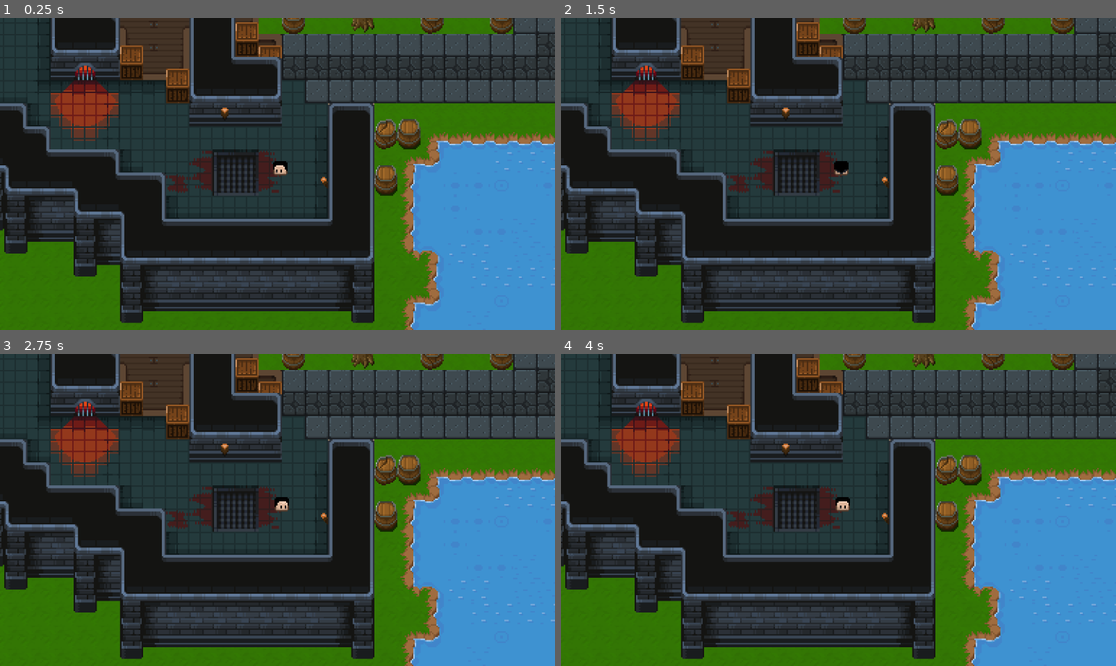
Above: before the commit, frames 1-4 (two rows, left to right).
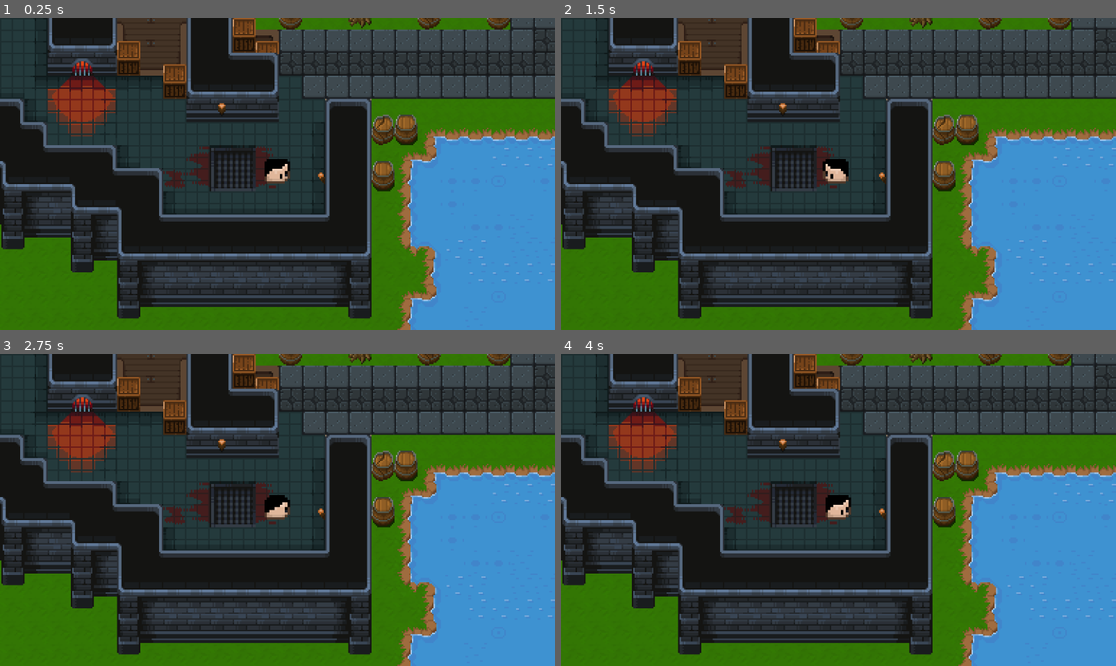
Above: after the commit, the same moments.

Repository: FredericBicandi/FT_Transcendence
Game: Godot game, scene res://src/View/Game.tscn
The game is run twice, just before and just after one commit, with the same random seed, the same clock (stepped at 60 frames per second) and the same inputs.
Inputs (mouse positions are in pixels of both pictures, inside the frame that each line leads up to):
- Up to frame 1 (0.25 s): no input
- Up to frame 2 (1.5 s): tap Enter at 0.5 s; move the mouse to (960, 158) at 0.52 s; tap Space at 1.25 s; move the mouse to (727, 189) at 1.27 s
- Up to frame 3 (2.75 s): tap Enter at 2 s; move the mouse to (333, 441) at 2.02 s
- Up to frame 4 (4 s): tap Space at 2.75 s; move the mouse to (810, 572) at 2.77 s; tap Enter at 3.5 s; move the mouse to (1005, 556) at 3.52 s

The runs differ from the first frame. In frame 1, 26% of the frame differs, in the area x 0-100%, y 0-100%; in frame 2, 26%; in frame 3, 26%; in frame 4, 26%.

Commit message:
fixed head rotation and exported first attempt -danny

Diff:
--- a/project.godot
+++ b/project.godot
@@ -54,3 +54,5 @@
 
 textures/canvas_textures/default_texture_filter=0
 rendering_device/driver.windows="d3d12"
+renderer/rendering_method="gl_compatibility"
+renderer/rendering_method.mobile="gl_compatibility"
--- a/src/View/Game.tscn
+++ b/src/View/Game.tscn
@@ -1,7 +1,7 @@
 [gd_scene format=3 uid="uid://torw2ug24653"]
 
-[ext_resource type="PackedScene" uid="uid://qgwp8rd0gw8f" path="res://src/View/objects/map.tscn" id="1_24ihw"]
-[ext_resource type="PackedScene" uid="uid://byeoim577yy55" path="res://src/View/objects/Player.tscn" id="2_k8q58"]
+[ext_resource type="PackedScene" uid="uid://qgwp8rd0gw8f" path="res://src/view/objects/map.tscn" id="1_24ihw"]
+[ext_resource type="PackedScene" uid="uid://byeoim577yy55" path="res://src/view/objects/Player.tscn" id="2_k8q58"]
 
 [node name="Node2D" type="Node2D" unique_id=1266203192]
 
@@ -9,4 +9,4 @@
 
 [node name="Player" parent="." unique_id=284655760 instance=ExtResource("2_k8q58")]
 y_sort_enabled = true
-position = Vector2(-21, -63)
+position = Vector2(-19, -60)
--- a/src/View/objects/Player.tscn
+++ b/src/View/objects/Player.tscn
@@ -57,89 +57,47 @@
 		animated_sprite.frame = 7 # up-right
 "
 
+[sub_resource type="AtlasTexture" id="AtlasTexture_ggyxi"]
+atlas = ExtResource("2_fhpty")
+region = Rect2(192, 0, 32, 32)
+
+[sub_resource type="AtlasTexture" id="AtlasTexture_htgn2"]
+atlas = ExtResource("2_fhpty")
+region = Rect2(224, 0, 32, 32)
+
 [sub_resource type="AtlasTexture" id="AtlasTexture_fhpty"]
-atlas = ExtResource("1_t1rct")
+atlas = ExtResource("2_fhpty")
 region = Rect2(0, 0, 32, 32)
 
 [sub_resource type="AtlasTexture" id="AtlasTexture_gl4sb"]
-atlas = ExtResource("1_t1rct")
+atlas = ExtResource("2_fhpty")
 region = Rect2(32, 0, 32, 32)
 
 [sub_resource type="AtlasTexture" id="AtlasTexture_uword"]
-atlas = ExtResource("1_t1rct")
+atlas = ExtResource("2_fhpty")
 region = Rect2(64, 0, 32, 32)
 
 [sub_resource type="AtlasTexture" id="AtlasTexture_o16ji"]
-atlas = ExtResource("1_t1rct")
+atlas = ExtResource("2_fhpty")
 region = Rect2(96, 0, 32, 32)
 
 [sub_resource type="AtlasTexture" id="AtlasTexture_nl0gj"]
-atlas = ExtResource("1_t1rct")
+atlas = ExtResource("2_fhpty")
 region = Rect2(128, 0, 32, 32)
 
 [sub_resource type="AtlasTexture" id="AtlasTexture_acq3b"]
-atlas = ExtResource("1_t1rct")
+atlas = ExtResource("2_fhpty")
 region = Rect2(160, 0, 32, 32)
-
-[sub_resource type="AtlasTexture" id="AtlasTexture_ggyxi"]
-atlas = ExtResource("1_t1rct")
-region = Rect2(192, 0, 32, 32)
-
-[sub_resource type="AtlasTexture" id="AtlasTexture_htgn2"]
-atlas = ExtResource("1_t1rct")
-region = Rect2(224, 0, 32, 32)
-
-[sub_resource type="AtlasTexture" id="AtlasTexture_1b5tg"]
-atlas = ExtResource("1_t1rct")
-region = Rect2(256, 0, 32, 32)
-
-[sub_resource type="AtlasTexture" id="AtlasTexture_7qnnq"]
-atlas = ExtResource("1_t1rct")
-region = Rect2(288, 0, 32, 32)
-
-[sub_resource type="AtlasTexture" id="AtlasTexture_sxmrj"]
-atlas = ExtResource("1_t1rct")
-region = Rect2(320, 0, 32, 32)
-
-[sub_resource type="AtlasTexture" id="AtlasTexture_c8w2g"]
-atlas = ExtResource("1_t1rct")
-region = Rect2(352, 0, 32, 32)
-
-[sub_resource type="AtlasTexture" id="AtlasTexture_kah2g"]
-atlas = ExtResource("1_t1rct")
-region = Rect2(384, 0, 32, 32)
-
-[sub_resource type="AtlasTexture" id="AtlasTexture_re24c"]
-atlas = ExtResource("1_t1rct")
-region = Rect2(416, 0, 32, 32)
-
-[sub_resource type="AtlasTexture" id="AtlasTexture_qvjrp"]
-atlas = ExtResource("1_t1rct")
-region = Rect2(448, 0, 32, 32)
-
-[sub_resource type="AtlasTexture" id="AtlasTexture_04fcp"]
-atlas = ExtResource("1_t1rct")
-region = Rect2(480, 0, 32, 32)
-
-[sub_resource type="AtlasTexture" id="AtlasTexture_gh0nf"]
-atlas = ExtResource("1_t1rct")
-region = Rect2(512, 0, 32, 32)
-
-[sub_resource type="AtlasTexture" id="AtlasTexture_2kudk"]
-atlas = ExtResource("1_t1rct")
-region = Rect2(544, 0, 32, 32)
-
-[sub_resource type="AtlasTexture" id="AtlasTexture_gbomu"]
-atlas = ExtResource("1_t1rct")
-region = Rect2(576, 0, 32, 32)
-
-[sub_resource type="AtlasTexture" id="AtlasTexture_e2kj7"]
-atlas = ExtResource("1_t1rct")
-region = Rect2(608, 0, 32, 32)
 
 [sub_resource type="SpriteFrames" id="SpriteFrames_tdg3f"]
 animations = [{
 "frames": [{
+"duration": 1.0,
+"texture": SubResource("AtlasTexture_ggyxi")
+}, {
+"duration": 1.0,
+"texture": SubResource("AtlasTexture_htgn2")
+}, {
 "duration": 1.0,
 "texture": SubResource("AtlasTexture_fhpty")
 }, {
@@ -157,53 +115,15 @@
 }, {
 "duration": 1.0,
 "texture": SubResource("AtlasTexture_acq3b")
-}, {
-"duration": 1.0,
-"texture": SubResource("AtlasTexture_ggyxi")
-}, {
-"duration": 1.0,
-"texture": SubResource("AtlasTexture_htgn2")
-}, {
-"duration": 1.0,
-"texture": SubResource("AtlasTexture_1b5tg")
-}, {
-"duration": 1.0,
-"texture": SubResource("AtlasTexture_7qnnq")
-}, {
-"duration": 1.0,
-"texture": SubResource("AtlasTexture_sxmrj")
-}, {
-"duration": 1.0,
-"texture": SubResource("AtlasTexture_c8w2g")
-}, {
-"duration": 1.0,
-"texture": SubResource("AtlasTexture_kah2g")
-}, {
-"duration": 1.0,
-"texture": SubResource("AtlasTexture_re24c")
-}, {
-"duration": 1.0,
-"texture": SubResource("AtlasTexture_qvjrp")
-}, {
-"duration": 1.0,
-"texture": SubResource("AtlasTexture_04fcp")
-}, {
-"duration": 1.0,
-"texture": SubResource("AtlasTexture_gh0nf")
-}, {
-"duration": 1.0,
-"texture": SubResource("AtlasTexture_2kudk")
-}, {
-"duration": 1.0,
-"texture": SubResource("AtlasTexture_gbomu")
-}, {
-"duration": 1.0,
-"texture": SubResource("AtlasTexture_e2kj7")
 }],
 "loop": true,
 "name": &"Idle",
 "speed": 5.0
 }]
+
+[sub_resource type="CapsuleShape2D" id="CapsuleShape2D_t1rct"]
+radius = 7.0
+height = 24.0
 
 [node name="player" type="Node2D" unique_id=284655760]
 
@@ -212,7 +132,8 @@
 script = SubResource("GDScript_t1rct")
 
 [node name="AnimatedSprite2D" type="AnimatedSprite2D" parent="CharacterBody2D" unique_id=644976605]
-position = Vector2(2, 0)
+position = Vector2(-2, 5.0000005)
+scale = Vector2(1.78125, 1.71875)
 sprite_frames = SubResource("SpriteFrames_tdg3f")
 animation = &"Idle"
 autoplay = "Idle"
@@ -221,3 +142,7 @@
 [node name="Camera2D" type="Camera2D" parent="CharacterBody2D" unique_id=464962696]
 zoom = Vector2(3, 3)
 position_smoothing_enabled = true
+
+[node name="CollisionShape2D" type="CollisionShape2D" parent="CharacterBody2D" unique_id=1807475062]
+position = Vector2(0, 5)
+shape = SubResource("CapsuleShape2D_t1rct")
Not shown, added: export_presets.cfg
Not shown: 1 places in src/View/objects/Player.tscn that only renumber resources
